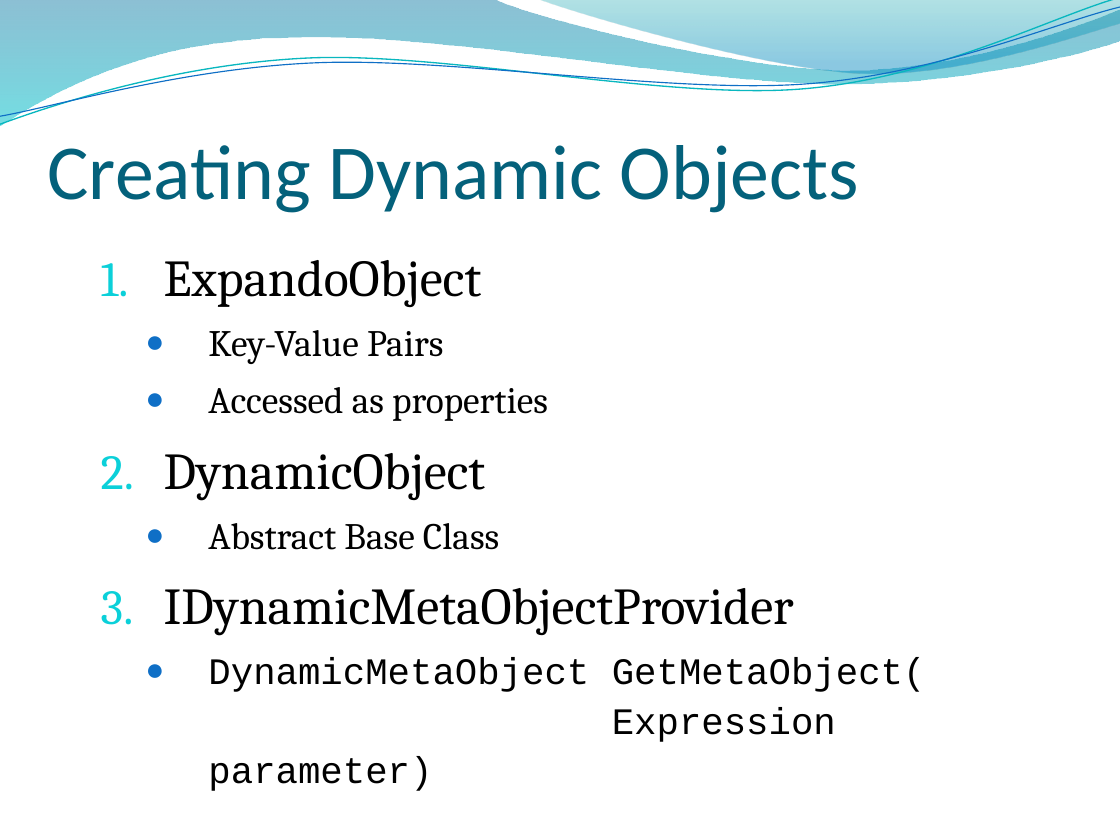
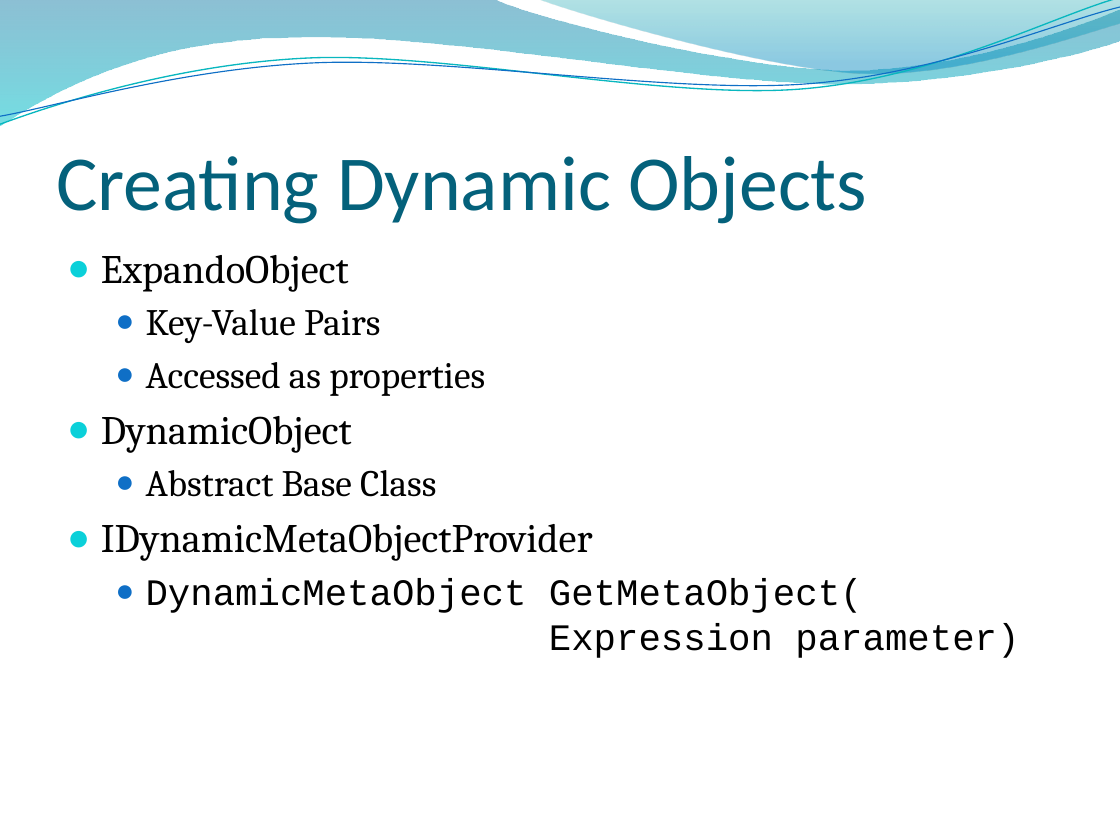
Before and after one commit to dahlbyk/Presentations, a slide deck: slide 30 of DLR/KDahlby.201006.KCDC.DLR.pptx (slide 29 before the commit). Drawn at 1120x840 pixels with LibreOffice and Linux fonts; fonts in the diff are those of the drawing; background and template pictures are left out. Boxes give left, top, right and bottom in pixels: in the first picture for what was removed or moved away, otherwise in the second. Text is boxed around its words. In the diff, an @@ line names an element or a change of style, - is before the commit and + after.

```diff
--- a/DLR/KDahlby.201006.KCDC.DLR.pptx
+++ b/DLR/KDahlby.201006.KCDC.DLR.pptx
@@ title "Creating Dynamic Objects": place and size @@
-title "Creating Dynamic Objects" at <box>47,145,859,213</box>
+title "Creating Dynamic Objects" at <box>56,156,867,224</box>
@@ title "Creating Dynamic Objects" at <box>56,156,867,224</box>: vertical alignment top to bottom @@
@@ text "ExpandoObject": place and size @@
-text "ExpandoObject" at <box>164,260,926,791</box>
+text "ExpandoObject" at <box>101,255,1019,658</box>
@@ text "ExpandoObject" at <box>101,255,1019,658</box>: size 33.3 to 26 pt in "ExpandoObject", "DynamicObject", "IDynamicMetaObjectProvider"; size 24.1 to 24 pt in "Key-Value Pairs", "Accessed as properties", "Abstract Base Class", "DynamicMetaObject GetMetaObject( Expression parameter)"; bullet 1. to ●; line spacing 1.1 to 1; less space between paragraphs; indent changed @@
```
Also in this commit, not shown: 29 other slides changed, 1 slide added.
